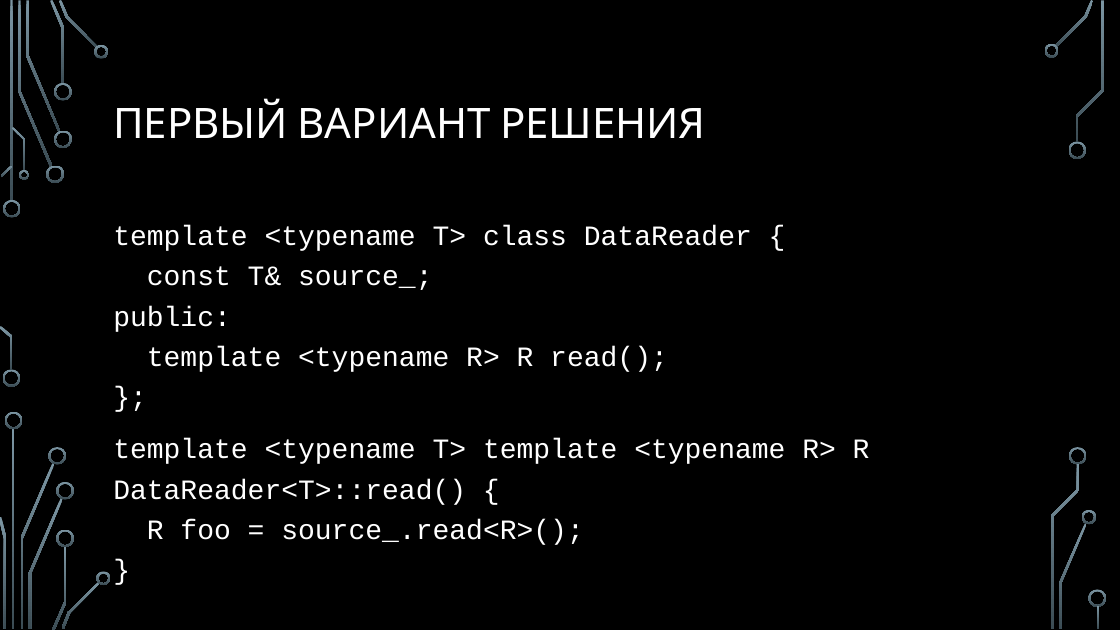
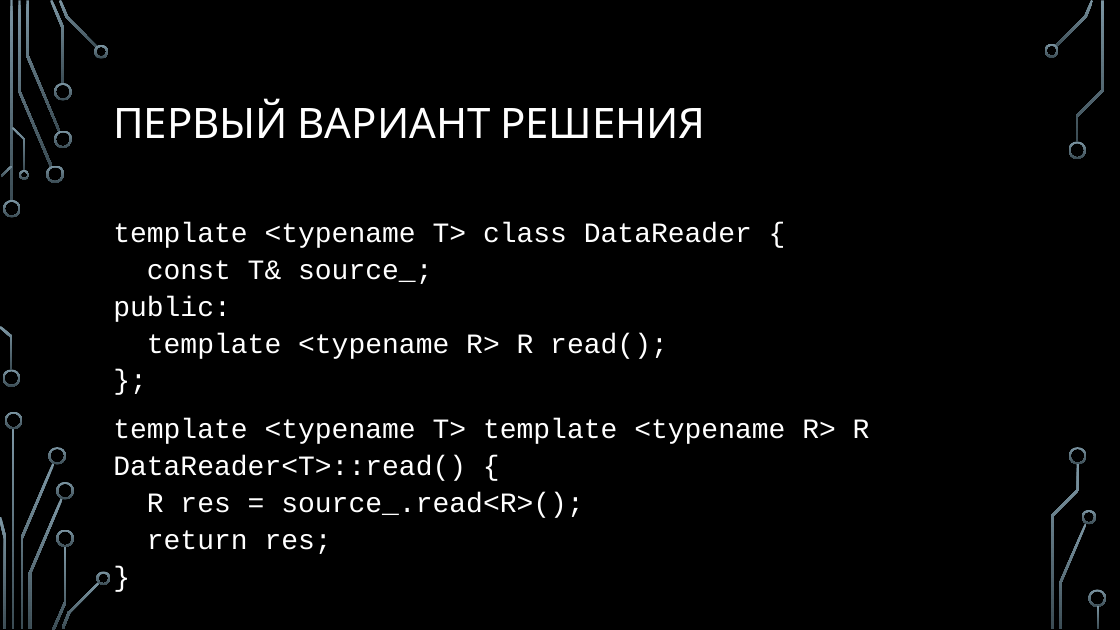
Before and after one commit to MIPT-ILab/cpp-lects-rus, a slide deck: slide 35 of slides/lec2-2-class-templates.pptx (slide 33 before the commit). Drawn at 1120x630 pixels with LibreOffice and Linux fonts; fonts in the diff are those of the drawing; background and template pictures are left out. Boxes give left, top, right and bottom in pixels: in the first picture for what was removed or moved away, otherwise in the second. Text is boxed around its words. In the diff, an @@ line names an element or a change of style, - is before the commit and + after.

```diff
--- a/slides/lec2-2-class-templates.pptx
+++ b/slides/lec2-2-class-templates.pptx
@@ text at box(113, 222, 752, 359): line spacing 1.2 to 1.1 @@
@@ text at box(113, 418, 870, 554): text changed @@
-template <typename T> template <typename R> R
-DataReader<T>::read() {
-R foo = source_.read<R>();
-}
+template <typename T> template <typename R> R
+DataReader<T>::read() {
+R res = source_.read<R>();
+return res;
+}
```
Also in this commit, not shown: 15 other slides changed, 2 slides added, 23 slides removed, 9 other files.
